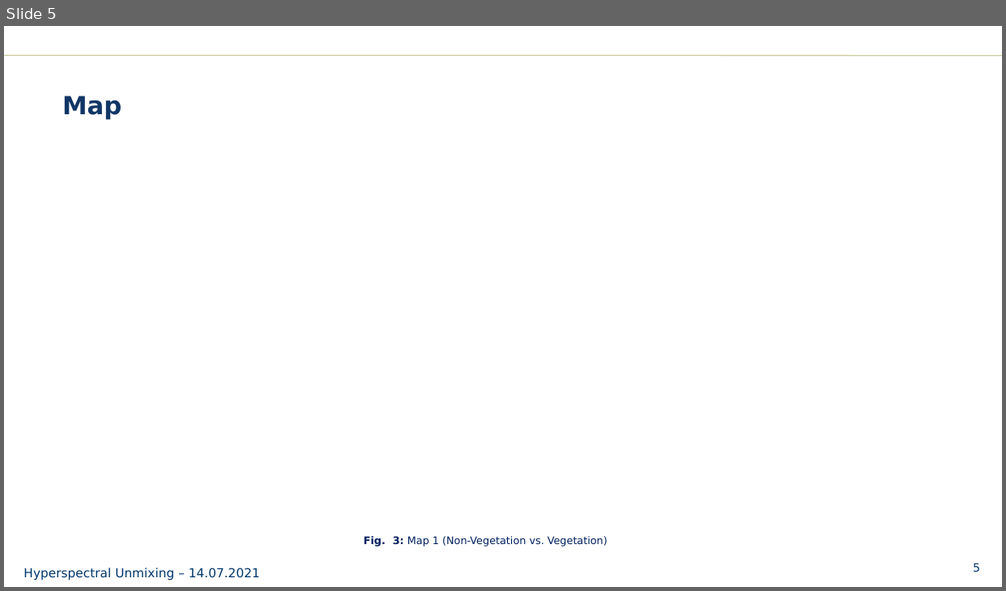
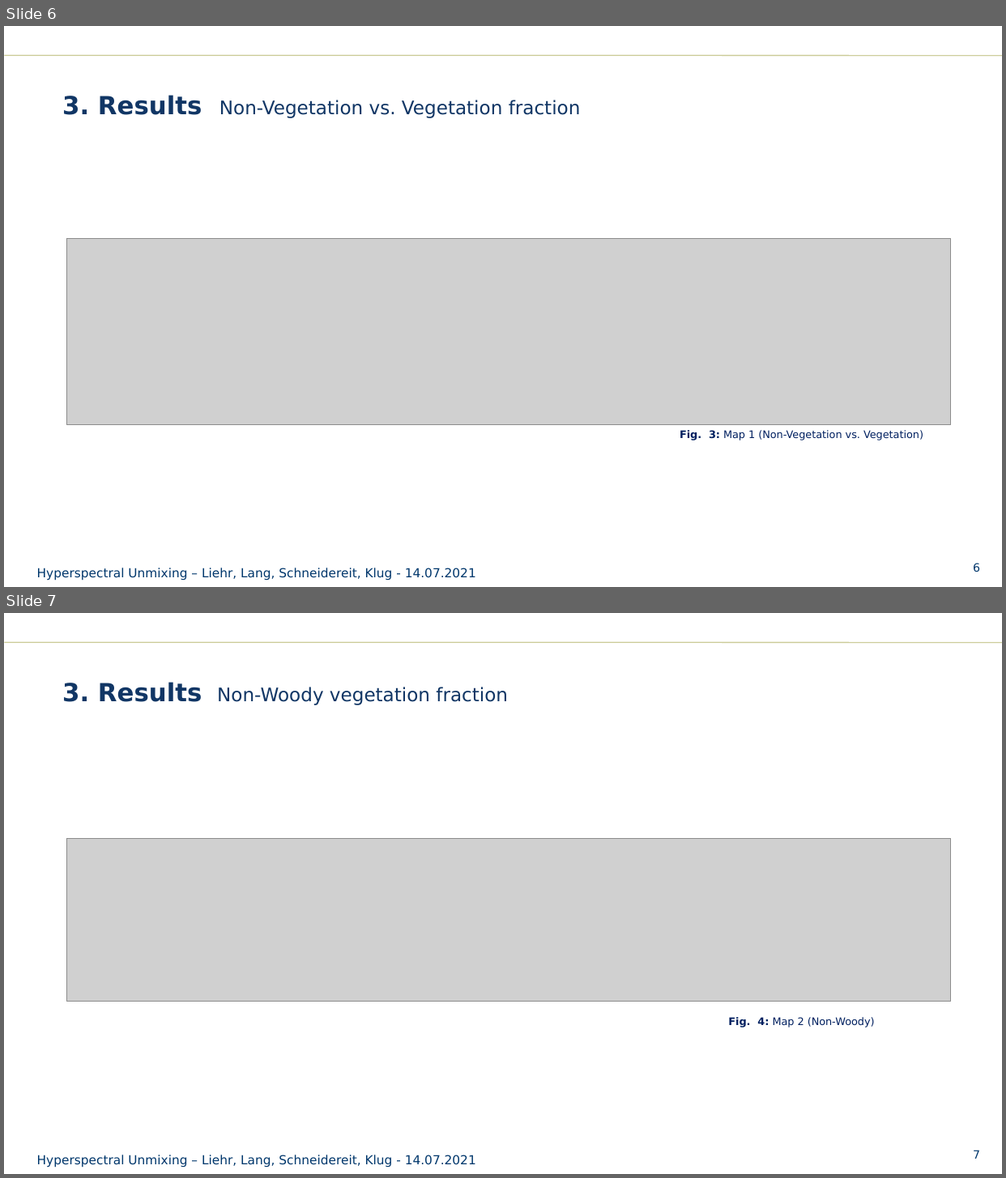
Before and after one commit to schneidereits/EO_hyperspec_hub, a slide deck: presentation/EO2020_hyperspec_presentation.pptx. Shown one above the other, each under a label of ours: slide 5 before the commit, slides 6 and 7 after it. The pictures are 1006x591 and 1006x1178 pixels, drawn with LibreOffice and Linux fonts; fonts in the diff are those of the drawing; grey boxes stand for pictures; background and template pictures are left out. Boxes give left, top, right and bottom in pixels: in the first picture for what was removed or moved away, otherwise in the second. Text is boxed around its words. In the diff, an @@ line names an element or a change of style, - is before the commit and + after.

```diff
--- a/presentation/EO2020_hyperspec_presentation.pptx
+++ b/presentation/EO2020_hyperspec_presentation.pptx
@@ slide 7 added at [4,613,1002,1174], background #FFFFFF; not listed: 2 template elements that a slide beside it also shows @@
@@ title added at [55,673,916,723], outline #FFFFFF 0.75 pt, 18 pt, text #113665 @@
+3. Results Non-Woody vegetation fraction
@@ picture added at [67,838,951,1002] @@
@@ text added at [728,1017,875,1028], 10 pt, text #002060 @@
+Fig. 4: Map 2 (Non-Woody)
@@ text added at [37,1155,476,1168], 12 pt, text #00376C @@
+Hyperspectral Unmixing – Liehr, Lang, Schneidereit, Klug - 14.07.2021
@@ what was slide 5 is now slide 6 @@
@@ slide 6 changed as well @@
@@ title at [62,95,581,118]: text changed; size 24 to 18 pt; bold off @@
-Map
+3. Results Non-Vegetation vs. Vegetation fraction
@@ picture added at [67,238,951,425] @@
@@ text "Fig. 3: Map 1 (Non-Vegetation ...": place and size @@
-text "Fig. 3: Map 1 (Non-Vegetation ..." at [364,536,607,547]
+text "Fig. 3: Map 1 (Non-Vegetation ..." at [680,430,923,441]
@@ text at [37,568,476,581]: text changed @@
-Hyperspectral Unmixing – 14.07.2021
+Hyperspectral Unmixing – Liehr, Lang, Schneidereit, Klug - 14.07.2021
@@ page number at [973,563,980,573]: text changed @@
-5
+6
```
Also in this commit, not shown: 4 other slides changed, 5 other slides added, 3 slides removed, 1 other file.
